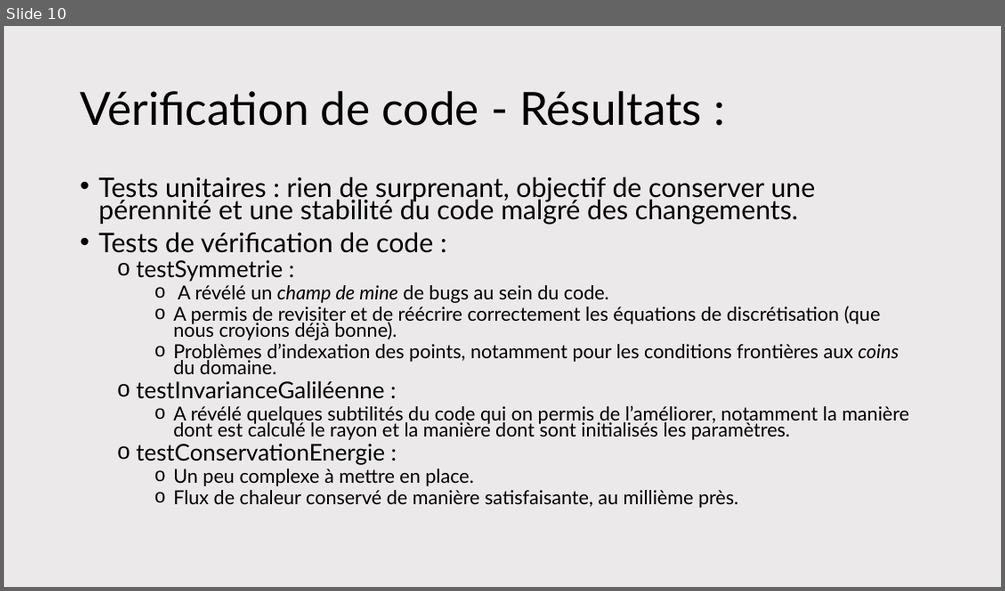
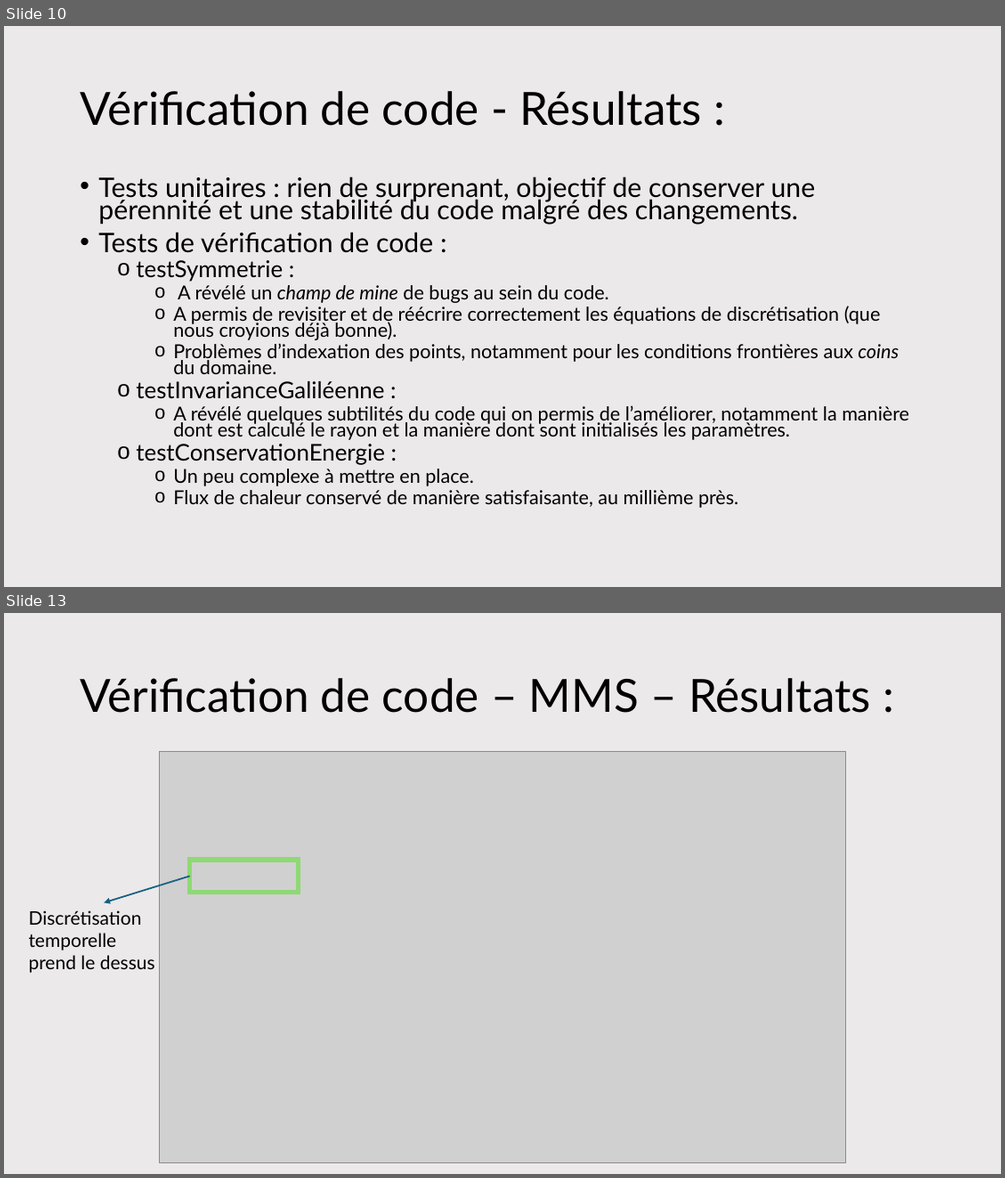
Before and after one commit to antoine-pt/MEC8211, a slide deck: projet_final/projet_final/MEC8211-Projet-final-Presentation.pptx. Shown one above the other, each under a label of ours: slide 10 before the commit, slides 10 and 13 after it; the slides between them are not shown. The pictures are 1005x591 and 1005x1178 pixels, drawn with LibreOffice and Linux fonts; fonts in the diff are those of the drawing; grey boxes stand for pictures. Boxes give left, top, right and bottom in pixels: in the first picture for what was removed or moved away, otherwise in the second. Text is boxed around its words. In the diff, an @@ line names an element or a change of style, - is before the commit and + after.

```diff
--- a/projet_final/projet_final/MEC8211-Projet-final-Presentation.pptx
+++ b/projet_final/projet_final/MEC8211-Projet-final-Presentation.pptx
@@ slide 13 added at (4, 613, 1001, 1174), background #EBE9E9 @@
@@ title added at (80, 678, 871, 713), 44 pt, text #000000 @@
+Vérification de code – MMS – Résultats :
@@ picture added at (160, 751, 845, 1163) @@
@@ arrow added from (189, 876) to (105, 902), #156082 1.5 pt @@
@@ rectangle added at (189, 860, 298, 892), outline #8ED973 4.5 pt @@
@@ text added at (29, 910, 155, 973), 18 pt, text #000000 @@
+Discrétisation temporelle prend le dessus
```
Also in this commit, not shown: 1 slide changed, 1 other slide added.
